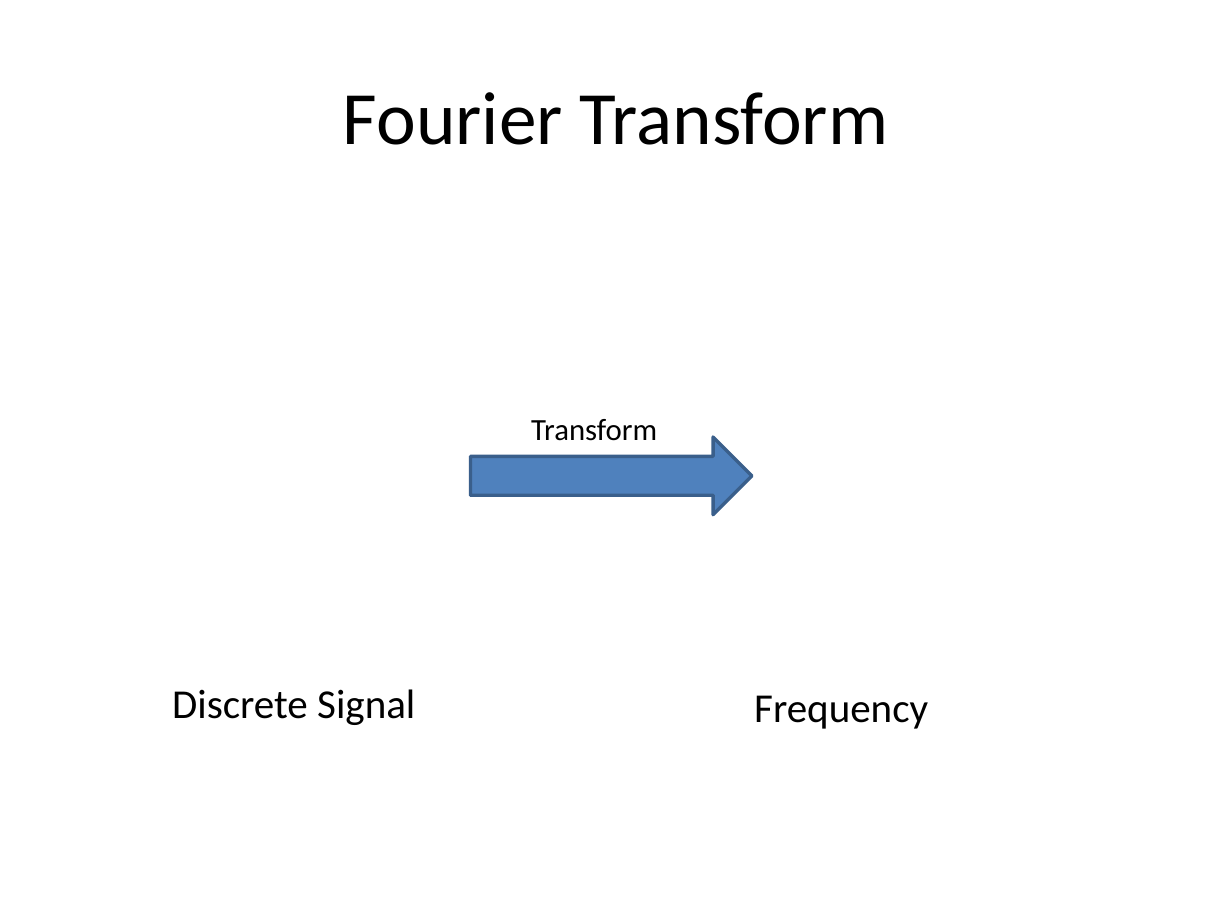
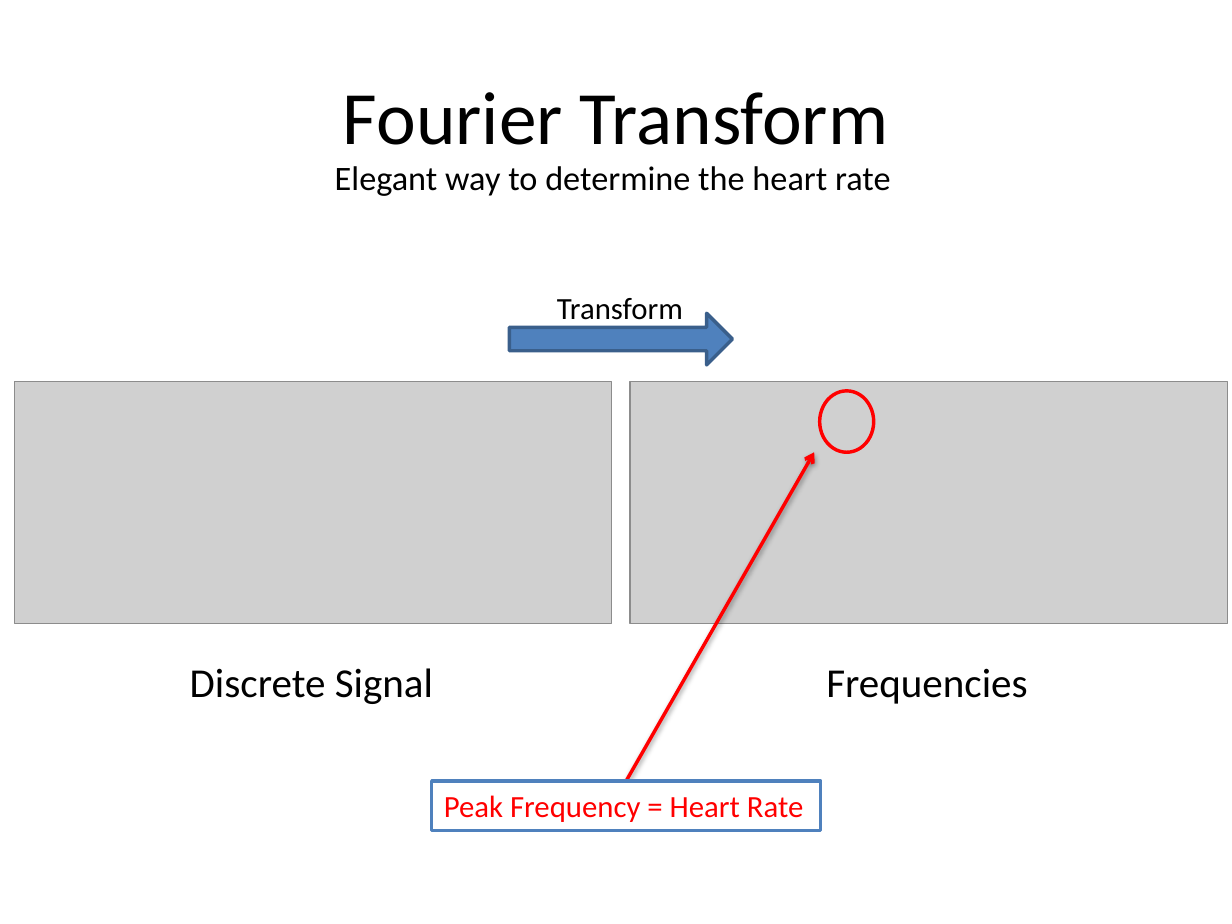
Before and after one commit to UbiquitousComputingSS14/Documentation, a slide deck: slide 12 of res/HeartRateMonitor.pptx (slide 10 before the commit). Drawn at 1232x924 pixels with LibreOffice and Linux fonts; fonts in the diff are those of the drawing; grey boxes stand for pictures. Boxes give left, top, right and bottom in pixels: in the first picture for what was removed or moved away, otherwise in the second. Text is boxed around its words. In the diff, an @@ line names an element or a change of style, - is before the commit and + after.

```diff
--- a/res/HeartRateMonitor.pptx
+++ b/res/HeartRateMonitor.pptx
@@ text added at (x1=335, y1=166, x2=891, y2=196), 20 pt, text #000000 @@
+Elegant way to determine the heart rate
@@ text "Transform" rewrapped from (x1=531, y1=419, x2=657, y2=441) to (x1=557, y1=298, x2=683, y2=328) @@
@@ right arrow resized from (x1=471, y1=437, x2=752, y2=515) to (x1=509, y1=313, x2=732, y2=365) @@
@@ right arrow at (x1=509, y1=313, x2=732, y2=365): proportions changed @@
@@ picture added at (x1=15, y1=381, x2=611, y2=623) @@
@@ picture added at (x1=630, y1=381, x2=1227, y2=623) @@
@@ ellipse added at (x1=819, y1=391, x2=873, y2=452), outline #FF0000 2 pt @@
@@ arrow added from (626, 781) to (814, 452), #FF0000 2 pt @@
@@ text "Discrete Signal" moved from (x1=172, y1=689, x2=415, y2=725) to (x1=190, y1=668, x2=433, y2=704) @@
@@ text at (x1=826, y1=668, x2=1027, y2=704): text changed @@
-Frequency
+Frequencies
@@ rectangle added at (x1=431, y1=781, x2=821, y2=830), fill #FFFFFF, outline #4F81BD 2 pt, 18 pt, text #FF0000 @@
+Peak Frequency = Heart Rate
```
Also in this commit, not shown: 12 other slides changed, 11 slides added, 4 slides removed, 1 other file.
